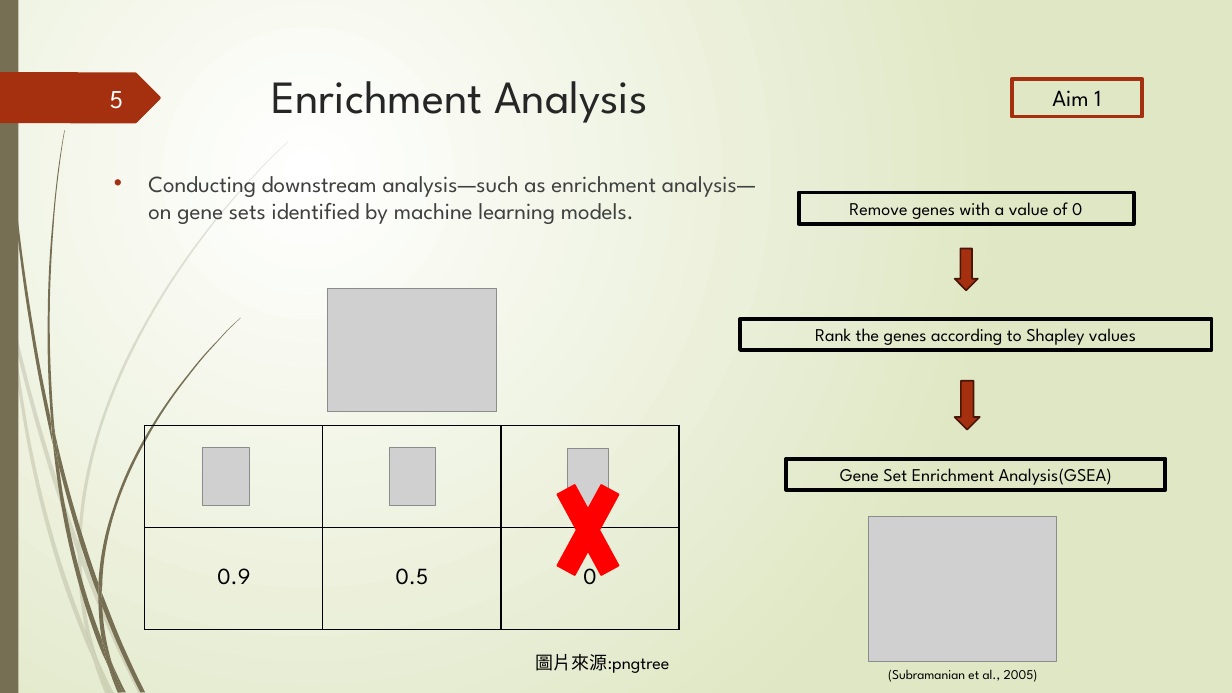
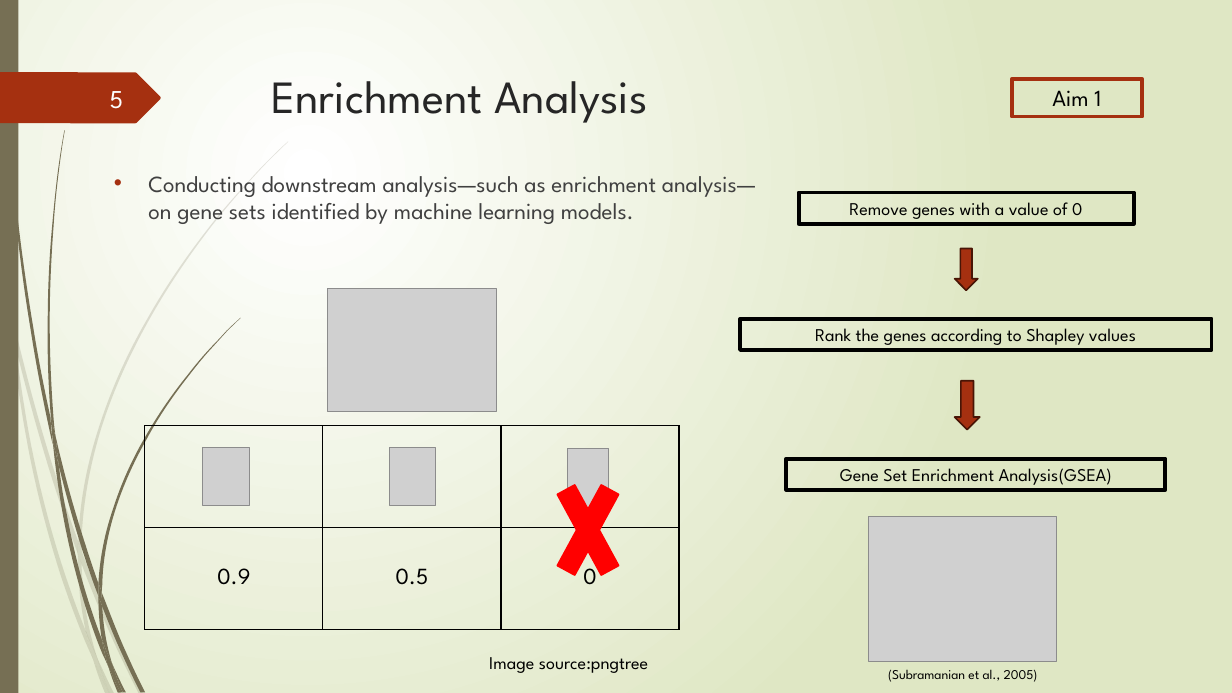
Before and after one commit to Lai-jun-yan/Academia-Sinica-internship-project, a slide deck: slide 5 of 暑期實習進度報告/presentation_final.pptx. Drawn at 1232x693 pixels with LibreOffice and Linux fonts; fonts in the diff are those of the drawing; grey boxes stand for pictures. Boxes give left, top, right and bottom in pixels: in the first picture for what was removed or moved away, otherwise in the second. Text is boxed around its words. In the diff, an @@ line names an element or a change of style, - is before the commit and + after.

```diff
--- a/暑期實習進度報告/presentation_final.pptx
+++ b/暑期實習進度報告/presentation_final.pptx
@@ text at (489,657,648,673): text changed @@
-圖片來源:pngtree
+Image source:pngtree
```
Also in this commit, not shown: 8 other slides changed, 2 slides added.
